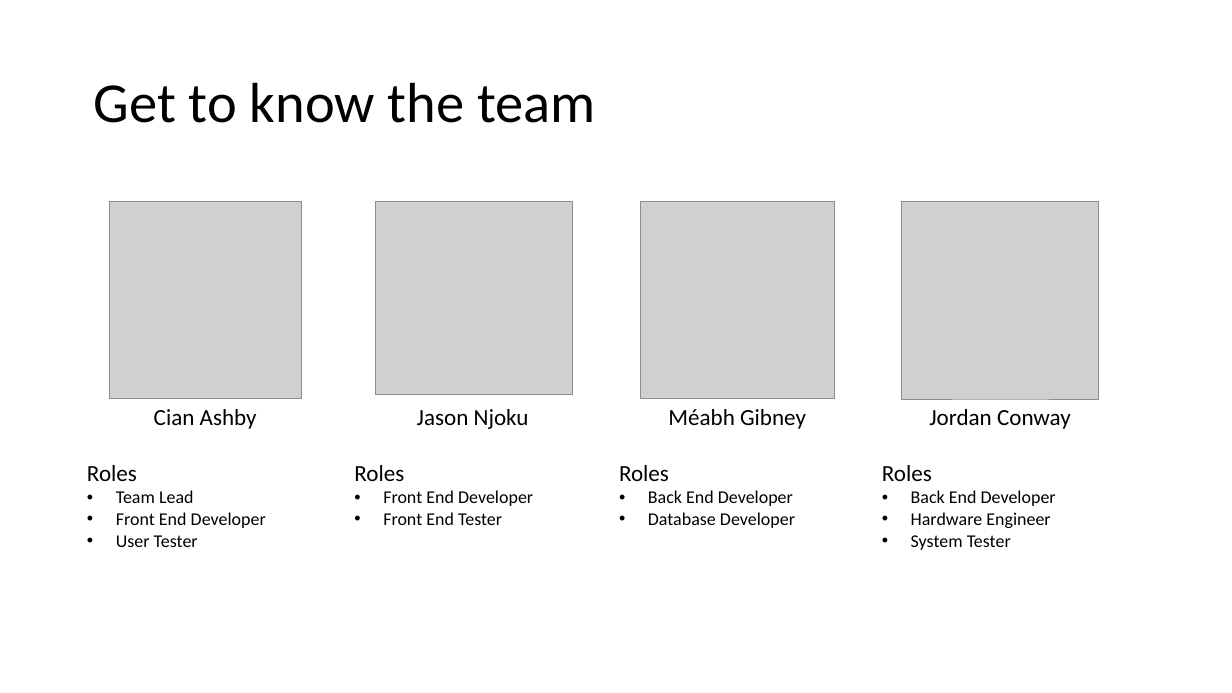
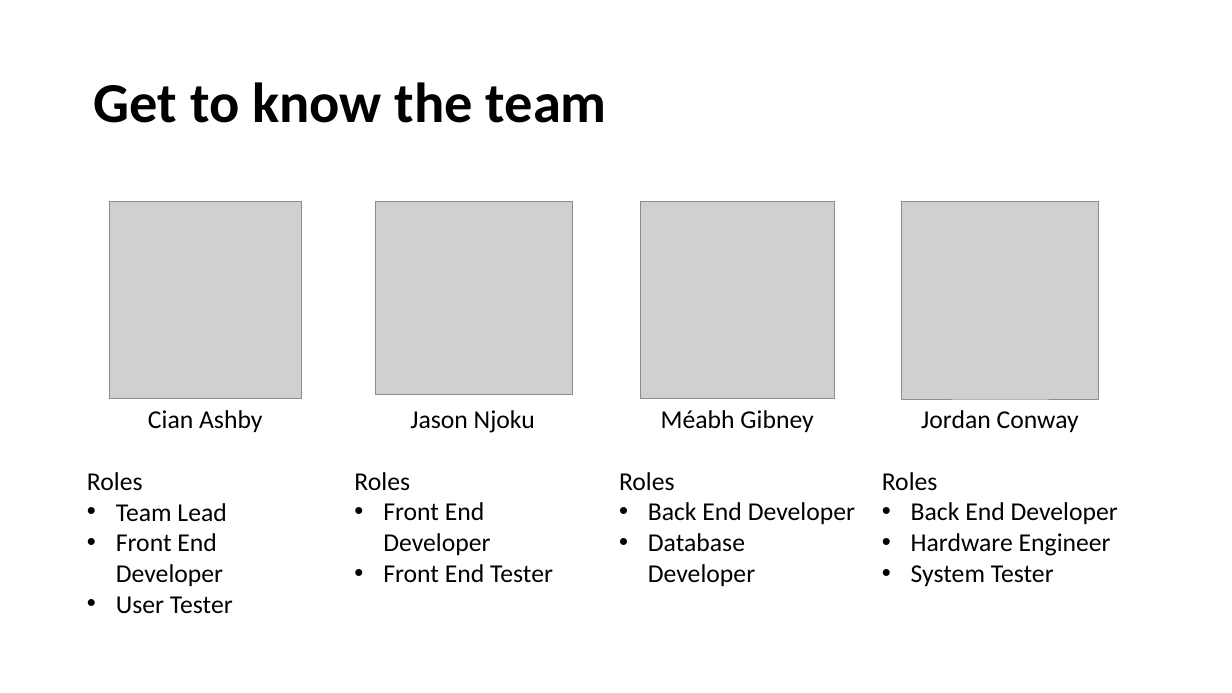
Before and after one commit to cianashby1337/IOT_CA1_Documentation, a slide deck: slide 2 of Screencast_PowerPoint.pptx. Drawn at 1232x693 pixels with LibreOffice and Linux fonts; fonts in the diff are those of the drawing; grey boxes stand for pictures. Boxes give left, top, right and bottom in pixels: in the first picture for what was removed or moved away, otherwise in the second. Text is boxed around its words. In the diff, an @@ line names an element or a change of style, - is before the commit and + after.

Commit message:
Adjust fonts in main powerpoint file
- Headings are 44 bold
- Body is 24
- The user testing metric slide could not go higher than 18 in the grid

```diff
--- a/Screencast_PowerPoint.pptx
+++ b/Screencast_PowerPoint.pptx
@@ title "Get to know the team" at [94,82,607,123]: bold on @@
@@ text "Cian Ashby" at [87,410,262,614]: size 18 to 20 pt in "Cian Ashby", "Roles"; size 14 to 20 pt in "Team Lead", "Front End Developer", "User Tester" @@
@@ text "Jason Njoku" at [354,410,553,582]: size 18 to 20 pt in "Jason Njoku", "Roles"; size 14 to 20 pt in "Front End Developer", "Front End Tester" @@
@@ text "Méabh Gibney" at [619,410,855,586]: size 18 to 20 pt in "Méabh Gibney", "Roles"; size 14 to 20 pt in "Back End Developer", "Database Developer" @@
@@ text "Jordan Conway" at [882,410,1118,586]: size 18 to 20 pt in "Jordan Conway", "Roles"; size 14 to 20 pt in "Back End Developer", "Hardware Engineer", "System Tester" @@
```
Also in this commit, not shown: 24 other slides changed.
